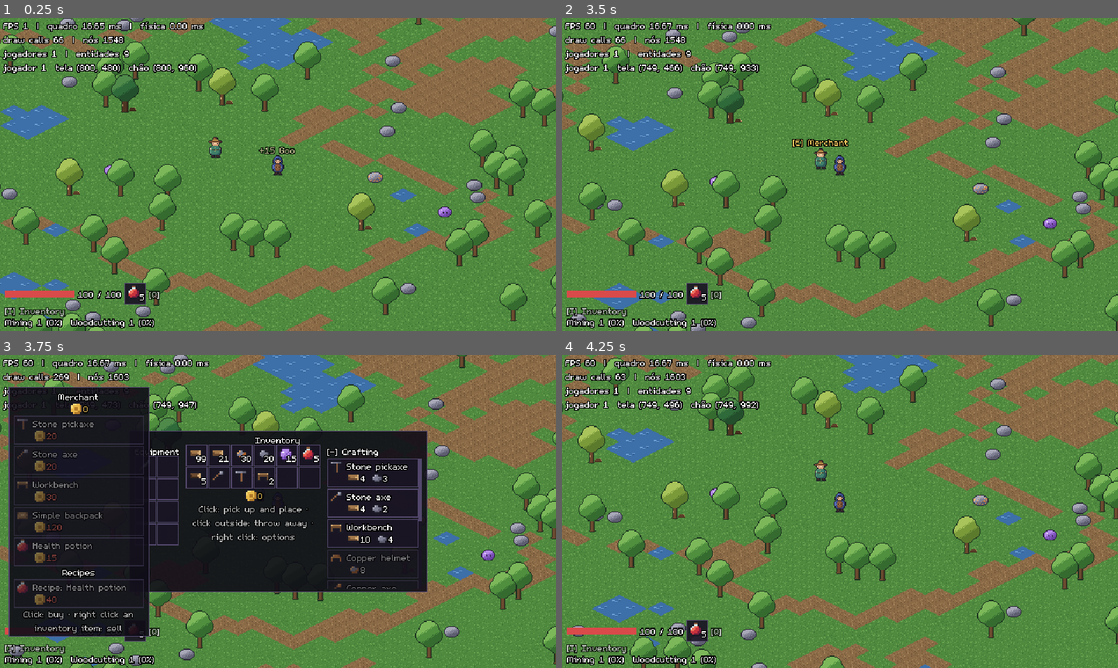
Above: before the commit, frames 1-4 (two rows, left to right).
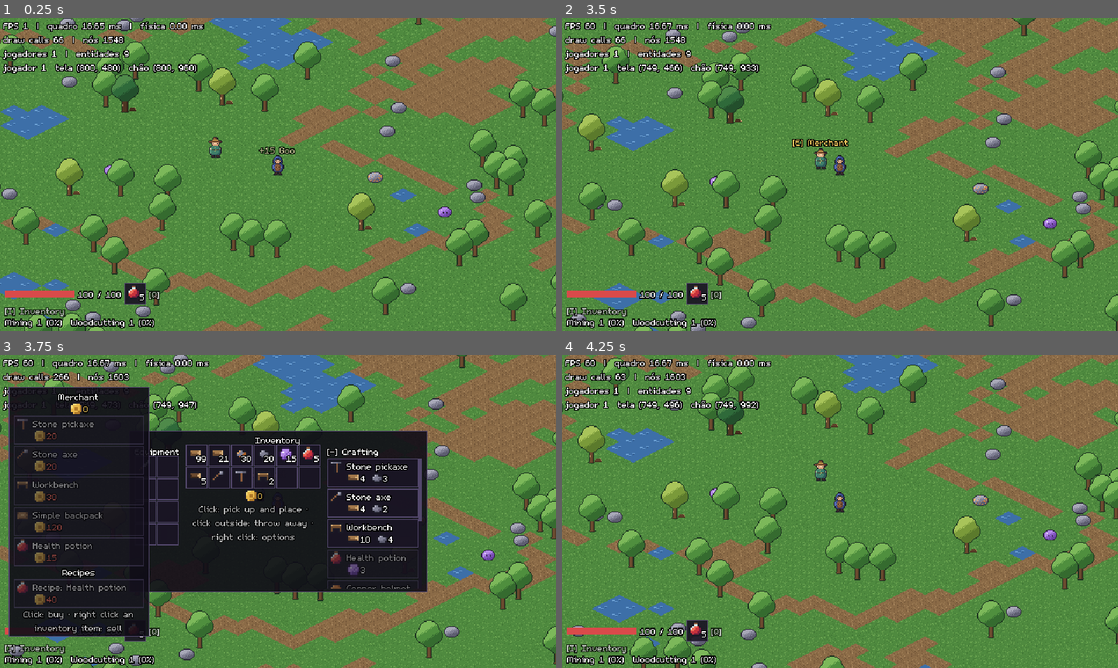
Above: after the commit, the same moments.

Repository: joaovictormendessilva/2d-isometric
Game: Godot game, scene res://scenes/main/main.tscn
The game is run twice, just before and just after one commit, with the same random seed, the same clock (stepped at 60 frames per second) and the same inputs.
Inputs (mouse positions are in pixels of both pictures, inside the frame that each line leads up to):
- Up to frame 1 (0.25 s): no input
- Up to frame 2 (3.5 s): tap Enter (ui_accept) at 0.5, 0.77 s; move the mouse to (812, 237) at 0.52 s; press the mouse at (812, 237) at 0.53 s; hold W (move_up) 0.53-1.25 s; release the mouse at (812, 237) at 1.25 s; drag from (1006, 221) to (812, 237) at 1.27 s; move the mouse to (673, 127) at 2.02 s; hold A (move_left) 2.03-2.75 s; tap Q (use_potion) at 2.1 s; drag from (867, 174) to (673, 127) at 2.77 s
- Up to frame 3 (3.75 s): tap Enter (ui_accept) at 3.5 s; move the mouse to (194, 433) at 3.52 s; hold S (move_down) from 3.53 s (still down); tap E (interact) at 3.6 s
- Up to frame 4 (4.25 s): keep holding S (move_down); tap Enter (ui_accept) at 3.77 s

Frames 1-2 are identical in both runs. In frame 3, 0.2% of the frame differs, in the area x 11-74%, y 6-75%; in frame 4, nothing differs.

Commit message:
Health potion recipe is crafted by hand; F3c validated: docs

Diff:
--- a/data/recipes/health_potion.tres
+++ b/data/recipes/health_potion.tres
@@ -6,7 +6,6 @@
 [resource]
 script = ExtResource("1_recipe")
 id = &"health_potion"
-station = 1
 must_learn = true
 ingredients = Dictionary[StringName, int]({
 &"gel": 3
--- a/tests/test_recipe_learning.gd
+++ b/tests/test_recipe_learning.gd
@@ -144,10 +144,6 @@
 	check(learned == [[&"health_potion", true]], "o cliente recebeu o aviso de receita nova")
 	var on_host := host_session.get_inventory(client_id)
 	on_host.add(&"gel", 3)
-	var bench: PlaceableData = (host.items as ItemDatabase).get_item(&"workbench")
-	(host.player_state as PlayerStateSync).spawner.spawn_structure(Region.of(host_session.get_player_entity(client_id)),
-		bench.structure, free_spot_near(host_session.get_player_entity(client_id), bench.structure))
-	await physics_frames(10)
 	state.request_craft(&"health_potion")
 	check(await wait_until(func() -> bool:
 		return client_session.get_inventory(client_id).count(&"health_potion") == 1, 30),
Not shown, changed: docs/01-decisoes.md
Not shown, changed: docs/02-plano-e-status.md
